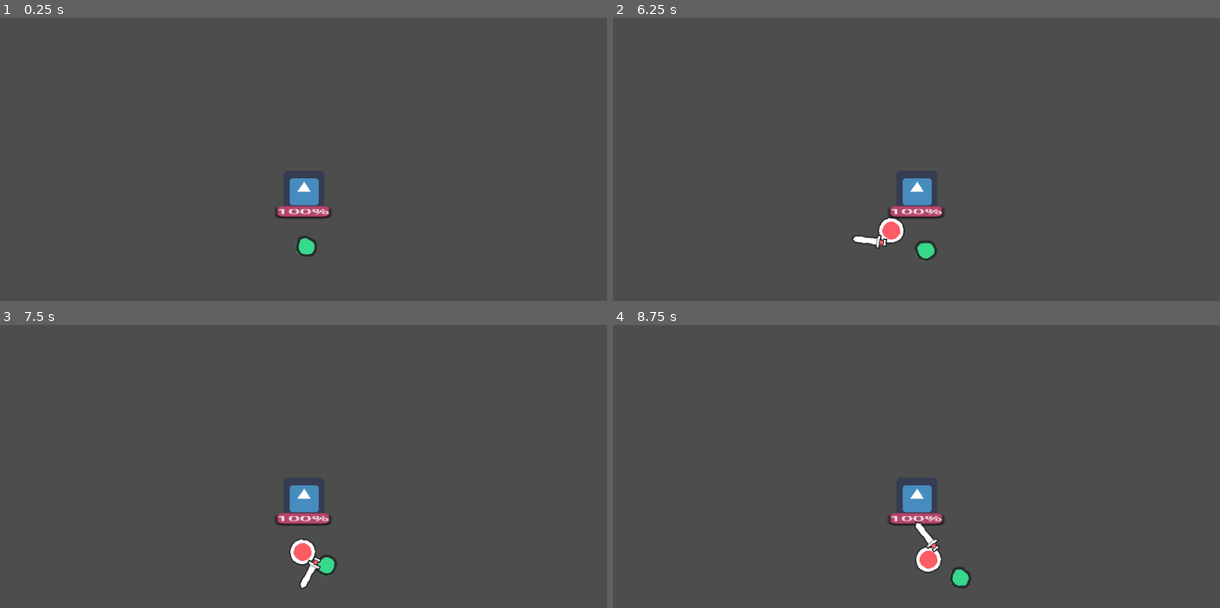
Above: before the commit, frames 1-4 (two rows, left to right).
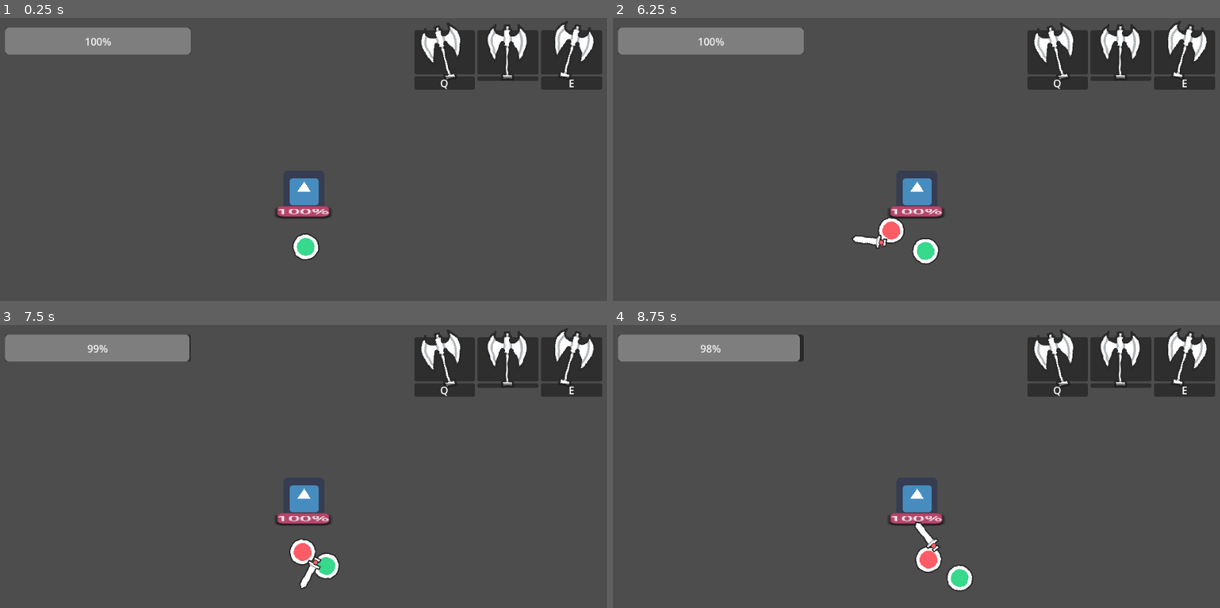
Above: after the commit, the same moments.

Repository: AndreeBurlamaqui/Gorgedot
Game: Godot game, scene res://Game/Scenes/family_defense.tscn
The game is run twice, just before and just after one commit, with the same random seed, the same clock (stepped at 60 frames per second) and the same inputs. The engine's default icon, where the game draws it, is replaced by a stand-in: a white triangle on a blue panel in a dark square.
Inputs (mouse positions are in pixels of both pictures, inside the frame that each line leads up to):
- Up to frame 1 (0.25 s): no input
- Up to frame 2 (6.25 s): tap Enter at 0.5, 2, 3.5 s; move the mouse to (1050, 173) at 0.52 s; tap Space at 1.25, 2.75, 4.25 s; move the mouse to (795, 207) at 1.27 s; move the mouse to (977, 114) at 2.02 s; move the mouse to (886, 261) at 2.77 s; move the mouse to (1104, 244) at 3.52 s; move the mouse to (734, 139) at 4.27 s; move the mouse to (946, 190) at 5.02 s; move the mouse to (825, 105) at 5.77 s
- Up to frame 3 (7.5 s): move the mouse to (437, 480) at 6.52 s; move the mouse to (182, 514) at 7.27 s
- Up to frame 4 (8.75 s): move the mouse to (977, 421) at 8.02 s

The runs differ from the first frame. In frame 1, 8.9% of the frame differs, in the area x 0-100%, y 1-86%; in frame 2, 8.9%; in frame 3, 8.8%; in frame 4, 8.9%.

Commit message:
+ Synced goop controller with health > And created UI bar

Diff:
--- /dev/null
+++ b/Game/Components/GameHud.gd
@@ -0,0 +1,16 @@
+extends CanvasLayer
+
+@export var _goop_bar : ProgressBar
+
+func _ready():
+	GameManager.Player.goop.on_update.connect(_on_goop_update)
+	_on_goop_update(GameManager.Player.goop._max_goop, GameManager.Player.goop.cur_goop)
+
+func free():
+	GameManager.Player.goop.on_update.disconnect(_on_goop_update)
+
+func _on_goop_update(max : float, current : float):
+	_goop_bar.max_value = max
+	_goop_bar.min_value = 0
+	_goop_bar.value = current
+	print("Updating goop bar {0}/{1}".format([current, max]))
--- a/Game/Scenes/basic_level.tscn
+++ b/Game/Scenes/basic_level.tscn
@@ -53,8 +53,9 @@
 
 [node name="Player" parent="." instance=ExtResource("3_sjj74")]
 safe_margin = 0.08
-_dash_stretch = null
-moveSpeed = null
+_dash_stretch = 1.5
+_dash_cost = 5
+moveSpeed = 500.0
 
 [node name="Camera2D" type="Camera2D" parent="Player"]
 position = Vector2(12.9452, -0.995768)
--- a/Game/Scenes/family_defense.tscn
+++ b/Game/Scenes/family_defense.tscn
@@ -11,6 +11,7 @@
 [ext_resource type="PackedScene" uid="uid://q6p71erhbfr7" path="res://Game/Units/Enemies/example_enemy_unit.tscn" id="7_wx2h3"]
 [ext_resource type="PackedScene" uid="uid://dk8jaqbm1ms48" path="res://Game/Units/Weapons/weapon_pole.tscn" id="8_p0of0"]
 [ext_resource type="PackedScene" uid="uid://ck1j3ahoidavh" path="res://Game/Units/Weapons/weapon_sword.tscn" id="9_lvhu5"]
+[ext_resource type="PackedScene" uid="uid://bq6ya0ht6vguf" path="res://Game/Scenes/game_hud.tscn" id="12_ae74p"]
 
 [sub_resource type="PhysicsMaterial" id="PhysicsMaterial_2mxbh"]
 friction = 0.0
@@ -55,7 +56,8 @@
 platform_on_leave = 0
 platform_floor_layers = 4294967295
 safe_margin = 0.015
-moveSpeed = null
+_dash_cost = 5
+moveSpeed = 500.0
 
 [node name="Family" type="Node2D" parent="." node_paths=PackedStringArray("hp_bar", "hurtbox")]
 script = ExtResource("2_50mvr")
@@ -138,4 +140,6 @@
 difficultyCurve = SubResource("Curve_1qryp")
 startDelay = 5.0
 
+[node name="Game HUD" parent="." instance=ExtResource("12_ae74p")]
+
 [connection signal="on_hit" from="Family/Health" to="Family" method="_on_health_on_hit"]
--- /dev/null
+++ b/Game/Scenes/game_hud.tscn
@@ -0,0 +1,185 @@
+[gd_scene load_steps=4 format=3 uid="uid://bq6ya0ht6vguf"]
+
+[ext_resource type="Texture2D" uid="uid://ctf2al4jbvqoa" path="res://Art/Items/weapon_axe_large.png" id="1_cgqpb"]
+[ext_resource type="Script" path="res://Game/Components/GameHud.gd" id="1_jjgy7"]
+
+[sub_resource type="LabelSettings" id="LabelSettings_cnibg"]
+
+[node name="Game HUD" type="CanvasLayer" node_paths=PackedStringArray("_goop_bar")]
+script = ExtResource("1_jjgy7")
+_goop_bar = NodePath("Goop/ProgressBar")
+metadata/_edit_horizontal_guides_ = [15.0]
+metadata/_edit_vertical_guides_ = [945.0, 15.0]
+
+[node name="Goop" type="Control" parent="."]
+layout_mode = 3
+anchors_preset = 0
+offset_left = 15.0
+offset_top = 15.0
+offset_right = 304.0
+offset_bottom = 57.0
+
+[node name="Panel" type="Panel" parent="Goop"]
+layout_mode = 1
+anchors_preset = 15
+anchor_right = 1.0
+anchor_bottom = 1.0
+grow_horizontal = 2
+grow_vertical = 2
+
+[node name="ProgressBar" type="ProgressBar" parent="Goop"]
+layout_mode = 1
+anchors_preset = 15
+anchor_right = 1.0
+anchor_bottom = 1.0
+grow_horizontal = 2
+grow_vertical = 2
+value = 57.0
+
+[node name="Stomach" type="Control" parent="."]
+layout_mode = 3
+anchors_preset = 1
+anchor_left = 1.0
+anchor_right = 1.0
+offset_left = -308.0
+offset_top = 19.0
+offset_right = -16.0
+offset_bottom = 88.0
+grow_horizontal = 0
+
+[node name="HBoxContainer" type="HBoxContainer" parent="Stomach"]
+layout_mode = 1
+anchors_preset = 15
+anchor_right = 1.0
+anchor_bottom = 1.0
+grow_horizontal = 2
+grow_vertical = 2
+alignment = 1
+
+[node name="Panel3" type="Panel" parent="Stomach/HBoxContainer"]
+layout_mode = 2
+size_flags_horizontal = 3
+
+[node name="TextureRect" type="TextureRect" parent="Stomach/HBoxContainer/Panel3"]
+layout_mode = 1
+anchors_preset = 15
+anchor_right = 1.0
+anchor_bottom = 1.0
+grow_horizontal = 2
+grow_vertical = 2
+rotation = -0.261799
+scale = Vector2(1.5, 1.5)
+pivot_offset = Vector2(50, 35)
+texture = ExtResource("1_cgqpb")
+expand_mode = 1
+stretch_mode = 5
+
+[node name="Panel4" type="Panel" parent="Stomach/HBoxContainer"]
+layout_mode = 2
+size_flags_horizontal = 3
+
+[node name="TextureRect" type="TextureRect" parent="Stomach/HBoxContainer/Panel4"]
+layout_mode = 1
+anchors_preset = 15
+anchor_right = 1.0
+anchor_bottom = 1.0
+grow_horizontal = 2
+grow_vertical = 2
+scale = Vector2(1.5, 1.5)
+pivot_offset = Vector2(50, 35)
+texture = ExtResource("1_cgqpb")
+expand_mode = 1
+stretch_mode = 5
+
+[node name="Panel5" type="Panel" parent="Stomach/HBoxContainer"]
+layout_mode = 2
+size_flags_horizontal = 3
+
+[node name="TextureRect" type="TextureRect" parent="Stomach/HBoxContainer/Panel5"]
+layout_mode = 1
+anchors_preset = 15
+anchor_right = 1.0
+anchor_bottom = 1.0
+grow_horizontal = 2
+grow_vertical = 2
+rotation = 0.261799
+scale = Vector2(1.5, 1.5)
+pivot_offset = Vector2(50, 35)
+texture = ExtResource("1_cgqpb")
+expand_mode = 1
+stretch_mode = 5
+
+[node name="HBoxContainer2" type="HBoxContainer" parent="Stomach"]
+layout_mode = 1
+anchors_preset = 12
+anchor_top = 1.0
+anchor_right = 1.0
+anchor_bottom = 1.0
+offset_top = 3.0
+offset_bottom = 24.0
+grow_horizontal = 2
+grow_vertical = 0
+alignment = 1
+
+[node name="Panel4" type="Panel" parent="Stomach/HBoxContainer2"]
+layout_mode = 2
+size_flags_horizontal = 3
+
+[node name="Label" type="Label" parent="Stomach/HBoxContainer2/Panel4"]
+layout_mode = 1
+anchors_preset = 15
+anchor_right = 1.0
+anchor_bottom = 1.0
+grow_horizontal = 2
+grow_vertical = 2
+text = "Q"
+label_settings = SubResource("LabelSettings_cnibg")
+horizontal_alignment = 1
+vertical_alignment = 1
+autowrap_mode = 3
+uppercase = true
+
+[node name="Panel5" type="Panel" parent="Stomach/HBoxContainer2"]
+self_modulate = Color(1, 1, 1, 0)
+layout_mode = 2
+size_flags_horizontal = 3
+
+[node name="Label" type="Label" parent="Stomach/HBoxContainer2/Panel5"]
+visible = false
+layout_mode = 1
+anchors_preset = 15
+anchor_right = 1.0
+anchor_bottom = 1.0
+grow_horizontal = 2
+grow_vertical = 2
+text = "holding"
+label_settings = SubResource("LabelSettings_cnibg")
+horizontal_alignment = 1
+vertical_alignment = 1
+autowrap_mode = 3
+uppercase = true
+
+[node name="Panel" type="Panel" parent="Stomach/HBoxContainer2/Panel5"]
+layout_mode = 1
+anchors_preset = 10
+anchor_right = 1.0
+offset_bottom = 7.0
+grow_horizontal = 2
+
+[node name="Panel6" type="Panel" parent="Stomach/HBoxContainer2"]
+layout_mode = 2
+size_flags_horizontal = 3
+
+[node name="Label" type="Label" parent="Stomach/HBoxContainer2/Panel6"]
+layout_mode = 1
+anchors_preset = 15
+anchor_right = 1.0
+anchor_bottom = 1.0
+grow_horizontal = 2
+grow_vertical = 2
+text = "E"
+label_settings = SubResource("LabelSettings_cnibg")
+horizontal_alignment = 1
+vertical_alignment = 1
+autowrap_mode = 3
+uppercase = true
--- /dev/null
+++ b/Game/Units/Player/GoopController.gd
@@ -0,0 +1,33 @@
+class_name GoopController extends Node
+
+@export var health : Health
+var _max_goop := 200
+var cur_goop := 0
+
+signal on_update(max : float, current : float)
+
+func _ready():
+	health.on_hit.connect(_on_health_hit)
+	reset(health.maxHealth)
+
+func free():
+	health.on_hit.disconnect(_on_health_hit)
+
+func reset(initialValue : float):
+	_max_goop = initialValue
+	_update(_max_goop)
+
+func _update(newValue : float):
+	cur_goop = min(newValue, _max_goop)
+	health.curHealth = cur_goop
+	health.CheckDeath()
+	on_update.emit(_max_goop, cur_goop)
+
+func _on_health_hit(attacker : Hitbox, healthComponent : Health):
+	_update(health.curHealth)
+
+func reduce(value : float):
+	_update(cur_goop - value)
+
+func add(value : float):
+	_update(cur_goop + value)
--- a/Game/Units/Player/PlayerController.gd
+++ b/Game/Units/Player/PlayerController.gd
@@ -1,6 +1,9 @@
 class_name PlayerController extends UnitController
 # Extending from the Unit Controller to works as a brain
 # Will literally control the Unit based on inputs
+
+@export_group("COMPONENTS")
+@export var goop : GoopController
 
 @export_group("INPUTS")
 @export var leftInput : InputAction
@@ -15,6 +18,7 @@
 @export var _dashSpeed := 700.0
 @export var _dashCooldown := 5.0
 @export var _dash_stretch = 1.5
+@export var _dash_cost = 5
 var _is_dashing : bool
 var _can_dash : bool
 
@@ -22,7 +26,7 @@
 var _last_motion := Vector2.RIGHT
 var _last_aim := Vector2.ZERO
 
-func _ready() -> void:
+func _enter_tree():
 	GameManager.Player = self
 
 func _physics_process(delta: float) -> void:
@@ -79,6 +83,7 @@
 
 	_is_dashing = true
 	_can_dash = false
+	goop.reduce(_dash_cost)
 	ApplyImpulse(_last_motion, _dashSpeed)
 	var ogScale = bodyNode.scale
 	bodyNode.scale = Vector2(_dash_stretch, ogScale.y)
--- a/Game/Units/Player/unit_player.tscn
+++ b/Game/Units/Player/unit_player.tscn
@@ -1,16 +1,18 @@
-[gd_scene load_steps=5 format=3 uid="uid://cb4fxg1qk7i5g"]
+[gd_scene load_steps=6 format=3 uid="uid://cb4fxg1qk7i5g"]
 
 [ext_resource type="PackedScene" uid="uid://btuolqcayirgb" path="res://Game/Units/general_unit.tscn" id="1_i1m5b"]
 [ext_resource type="Script" path="res://Game/Units/Player/PlayerController.gd" id="2_4ayog"]
 [ext_resource type="Texture2D" uid="uid://h7j3b4wr3lg7" path="res://Art/Characters/green_hand.png" id="3_2b56o"]
 [ext_resource type="Script" path="res://Game/Components/InputAction.gd" id="3_qq5cb"]
+[ext_resource type="Script" path="res://Game/Units/Player/GoopController.gd" id="5_ibuwr"]
 
-[node name="Player" node_paths=PackedStringArray("leftInput", "rightInput", "upInput", "downInput", "mainActionInput", "dropInput", "dashInput", "stunTimer") instance=ExtResource("1_i1m5b")]
+[node name="Player" node_paths=PackedStringArray("goop", "leftInput", "rightInput", "upInput", "downInput", "mainActionInput", "dropInput", "dashInput", "stunTimer") instance=ExtResource("1_i1m5b")]
 position = Vector2(-3, 12)
 scale = Vector2(1.00423, 1.00425)
 collision_layer = 16
 collision_mask = 49
 script = ExtResource("2_4ayog")
+goop = NodePath("GoopController")
 leftInput = NodePath("Inputs/Move Left")
 rightInput = NodePath("Inputs/Move Right")
 upInput = NodePath("Inputs/Move Up")
@@ -18,11 +20,10 @@
 mainActionInput = NodePath("Inputs/Main Action")
 dropInput = NodePath("Inputs/Drop Action")
 dashInput = NodePath("Inputs/Dash Action")
-_dashSpeed = 2500.0
-_dashAcceleration = 9000.0
-_dashDuration = 0.15
+_dashSpeed = 3000.0
+_dashCooldown = 5.0
 _dash_stretch = 5.0
-moveSpeed = null
+_dash_cost = 5
 stunTimer = NodePath("Stun")
 bodyVisual = ExtResource("3_2b56o")
 bodyScale = 2.0
@@ -30,7 +31,7 @@
 [node name="Hurtbox" parent="." index="2"]
 collision_layer = 18
 collision_mask = 34
-maxHealth = 5000.0
+maxHealth = 500.0
 
 [node name="Inputs" type="Node" parent="." index="3"]
 
@@ -62,6 +63,10 @@
 script = ExtResource("3_qq5cb")
 action_name = "dash_action"
 
+[node name="GoopController" type="Node" parent="." index="5" node_paths=PackedStringArray("health")]
+script = ExtResource("5_ibuwr")
+health = NodePath("../Hurtbox")
+
 [connection signal="on_hit" from="Hurtbox" to="." method="_on_health_hit"]
 [connection signal="OnInputPress" from="Inputs/Drop Action" to="." method="_on_drop_action_on_input_press"]
 [connection signal="OnInputPress" from="Inputs/Dash Action" to="." method="_on_dash_action_on_input_press"]
Not shown: 1 places in Game/Scenes/family_defense.tscn that only renumber resources
